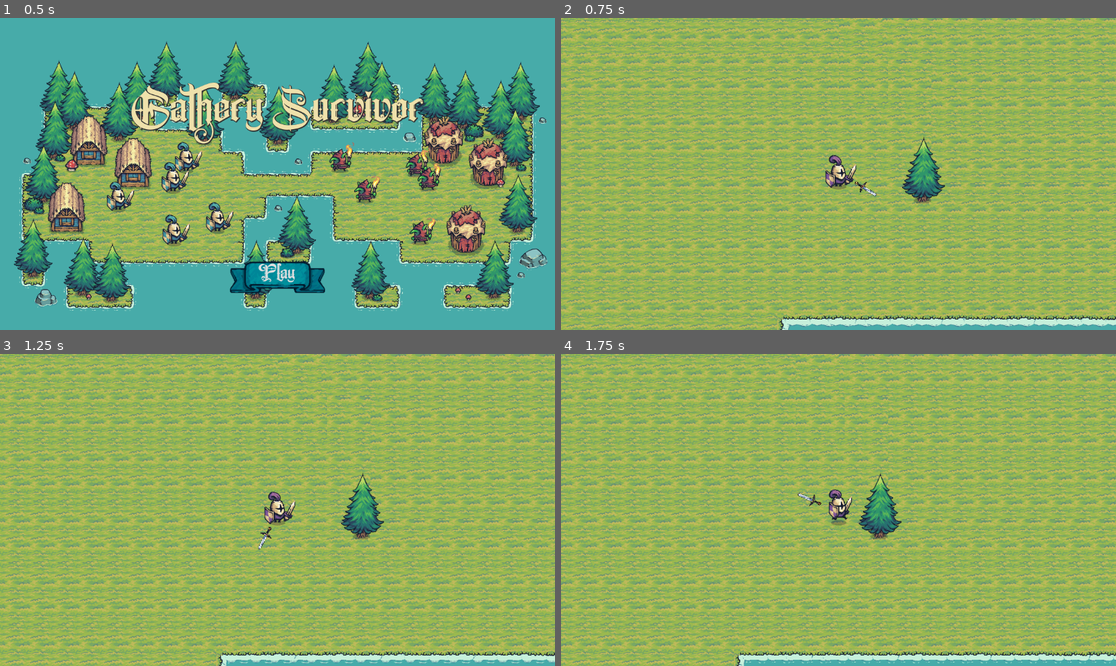
Above: before the commit, frames 1-4 (two rows, left to right).
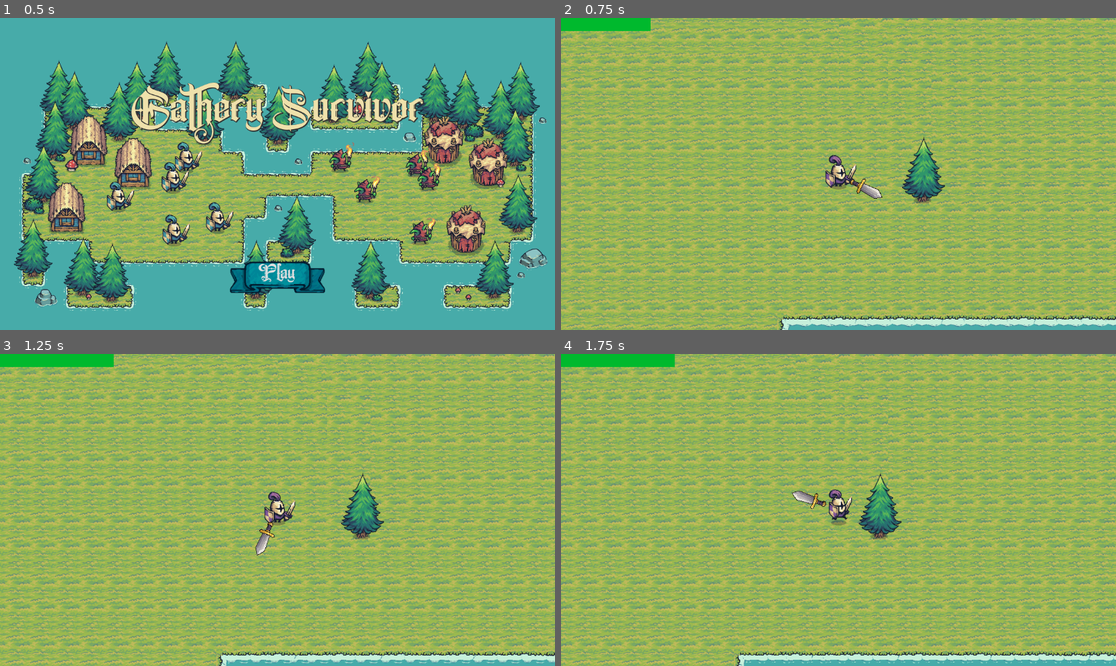
Above: after the commit, the same moments.

Repository: dev-abraao/gathery-survivor
Game: Godot game, scene res://Scenes/Menu/main_menu.tscn
The game is run twice, just before and just after one commit, with the same random seed, the same clock (stepped at 60 frames per second) and the same inputs.
Inputs:
- Up to frame 1 (0.5 s): no input
- Up to frame 2 (0.75 s): click "Play" at 0.5 s
- Up to frame 3 (1.25 s): no input
- Up to frame 4 (1.75 s): hold Right (ui_right) from 1.28 s (still down)

Frame 1 is identical in both runs. In frame 2, 0.9% of the frame differs, in the area x 0-58%, y 0-58%; in frame 3, 1.0%; in frame 4, 1.0%, in the area x 0-48%, y 0-50%.

Commit message:
UI implemented, sword sprite changed

Diff:
--- a/Scenes/Enemies/Goblin/Enemy.tscn
+++ b/Scenes/Enemies/Goblin/Enemy.tscn
@@ -4,8 +4,9 @@
 [ext_resource type="Texture2D" uid="uid://bjmy7sdhgn7hk" path="res://Assets/Factions/Goblins/Troops/Torch/Red/Torch_Red.png" id="2_2hac7"]
 [ext_resource type="Texture2D" uid="uid://dinn0mf67uaaf" path="res://Assets/Factions/Knights/Troops/Dead/Dead.png" id="3_2hac7"]
 
-[sub_resource type="RectangleShape2D" id="RectangleShape2D_rj586"]
-size = Vector2(24, 5)
+[sub_resource type="CapsuleShape2D" id="CapsuleShape2D_rmd3q"]
+radius = 25.0
+height = 61.0
 
 [sub_resource type="AtlasTexture" id="AtlasTexture_24dk6"]
 atlas = ExtResource("2_2hac7")
@@ -265,8 +266,8 @@
 script = ExtResource("1_s7bn3")
 
 [node name="CollisionShape2D" type="CollisionShape2D" parent="."]
-position = Vector2(0, 27.5)
-shape = SubResource("RectangleShape2D_rj586")
+position = Vector2(-2, 0.5)
+shape = SubResource("CapsuleShape2D_rmd3q")
 
 [node name="AnimatedSprite2D" type="AnimatedSprite2D" parent="."]
 sprite_frames = SubResource("SpriteFrames_24dk6")
--- a/Scenes/Enemies/Goblin/enemy.gd
+++ b/Scenes/Enemies/Goblin/enemy.gd
@@ -88,7 +88,8 @@
 	tween.tween_property(self, "modulate", Color.WHITE, 0.1)
 
 	if current_health <= 0:
-		die()
+		# Defer the death to avoid physics conflicts
+		call_deferred("die")
 
 func die():
 	if is_dead:
@@ -102,7 +103,9 @@
 	set_collision_layer(0)
 	set_collision_mask(0)
 	remove_from_group("enemies")
-	drop_xp()
+
+	# Defer XP drop to avoid physics query conflicts
+	call_deferred("drop_xp")
 
 	animated_sprite.play("death")
 
--- /dev/null
+++ b/Scenes/GameUI/UI.tscn
@@ -0,0 +1,49 @@
+[gd_scene load_steps=6 format=3 uid="uid://dkk15ksce75wg"]
+
+[ext_resource type="Script" uid="uid://cwp6nxwu8t8r3" path="res://Scenes/GameUI/ui.gd" id="1_nwkwo"]
+
+[sub_resource type="StyleBoxEmpty" id="StyleBoxEmpty_3djlt"]
+
+[sub_resource type="StyleBoxFlat" id="StyleBoxFlat_7yvyt"]
+bg_color = Color(4.33177e-07, 0.726068, 0.178104, 1)
+
+[sub_resource type="StyleBoxEmpty" id="StyleBoxEmpty_nwkwo"]
+
+[sub_resource type="StyleBoxFlat" id="StyleBoxFlat_3djlt"]
+bg_color = Color(0, 0.640883, 0.934052, 1)
+
+[node name="UI" type="Control"]
+layout_mode = 3
+anchors_preset = 15
+anchor_right = 1.0
+anchor_bottom = 1.0
+offset_left = -13.0
+offset_right = -13.0
+grow_horizontal = 2
+grow_vertical = 2
+script = ExtResource("1_nwkwo")
+
+[node name="HealthBar" type="ProgressBar" parent="."]
+layout_mode = 0
+offset_left = 13.0
+offset_right = 249.0
+offset_bottom = 27.0
+theme_override_styles/background = SubResource("StyleBoxEmpty_3djlt")
+theme_override_styles/fill = SubResource("StyleBoxFlat_7yvyt")
+show_percentage = false
+
+[node name="XPBar" type="ProgressBar" parent="."]
+layout_mode = 1
+anchors_preset = 12
+anchor_top = 1.0
+anchor_right = 1.0
+anchor_bottom = 1.0
+offset_left = 13.0
+offset_top = -19.0
+offset_right = 13.0
+grow_horizontal = 2
+grow_vertical = 0
+theme_override_styles/background = SubResource("StyleBoxEmpty_nwkwo")
+theme_override_styles/fill = SubResource("StyleBoxFlat_3djlt")
+value = 50.0
+show_percentage = false
--- /dev/null
+++ b/Scenes/GameUI/ui.gd
@@ -0,0 +1,45 @@
+extends Control
+
+var player : CharacterBody2D
+
+# Animation settings
+var animation_duration: float = 0.3
+var health_tween: Tween
+var xp_tween: Tween
+
+func _ready() -> void:
+	print("teste barra de vida carregada!")
+	add_to_group("UI")
+
+
+	player = get_tree().get_first_node_in_group("Player")
+	if player:
+		var health = player.get_health()
+		var max_health = player.get_max_health()
+		$HealthBar.value = health
+		$HealthBar.max_value = max_health
+		$XPBar.value = player.get_xp()
+		$XPBar.max_value = player.get_xp_to_next_level()
+
+func set_health(new_health) -> void:
+	if health_tween:
+		health_tween.kill()
+
+	health_tween = create_tween()
+	health_tween.tween_property($HealthBar, "value", new_health, animation_duration)
+
+	print("UI: Health updated to ", new_health)
+
+func set_max_health(new_max_health) -> void:
+	$HealthBar.max_value = new_max_health
+	print("UI: Max health updated to ", new_max_health)
+
+func set_xp(new_xp) -> void:
+	if xp_tween:
+		xp_tween.kill()
+
+	xp_tween = create_tween()
+	xp_tween.tween_property($XPBar, "value", new_xp, animation_duration)
+
+func set_xp_to_next_level(new_xp_to_next_level) -> void:
+	$XPBar.max_value = new_xp_to_next_level
--- a/Scenes/Leveling Menu/level_up_menu.tscn
+++ b/Scenes/Leveling Menu/level_up_menu.tscn
@@ -1,6 +1,6 @@
 [gd_scene load_steps=3 format=3 uid="uid://36p42wf2bgy4"]
 
-[ext_resource type="Script" uid="uid://54cntb76cnrf" path="res://level_up_menu.gd" id="1_level_menu"]
+[ext_resource type="Script" uid="uid://54cntb76cnrf" path="res://Scenes/Leveling Menu/level_up_menu.gd" id="1_level_menu"]
 
 [sub_resource type="StyleBoxFlat" id="StyleBoxFlat_1"]
 bg_color = Color(0.2, 0.2, 0.3, 0.9)
@@ -31,6 +31,7 @@
 anchors_preset = 15
 anchor_right = 1.0
 anchor_bottom = 1.0
+offset_left = -11.0
 grow_horizontal = 2
 grow_vertical = 2
 color = Color(0, 0, 0, 0.7)
--- a/Scenes/Player/Player.tscn
+++ b/Scenes/Player/Player.tscn
@@ -208,7 +208,6 @@
 size = Vector2(44.5, 23)
 
 [node name="Player" type="CharacterBody2D" groups=["Player"]]
-position = Vector2(-1, 0)
 script = ExtResource("1_kpjcp")
 
 [node name="Camera2D" type="Camera2D" parent="."]
--- a/Scenes/Player/character_body_2d.gd
+++ b/Scenes/Player/character_body_2d.gd
@@ -1,13 +1,9 @@
 extends CharacterBody2D
-
-const SPEED = 250.0
-var health = 200.0
-var max_health = 200.0
-var is_dead = false
 
 @onready var animated_sprite: AnimatedSprite2D = $AnimatedSprite2D
 @onready var weapon_scene = preload("res://Scenes/Weapons/weapon.tscn")
 @onready var level_up_menu_scene = preload("res://Scenes/Leveling Menu/level_up_menu.tscn")
+@onready var ui = get_tree().get_first_node_in_group("UI")
 
 var weapons: Array = []
 var current_level: int = 1
@@ -16,12 +12,26 @@
 var xp_base: int = 10
 var xp_multiplier: float = 1.5
 var current_speed: float = 250.0
+var health = 200.0
+var max_health = 200.0
+var is_dead = false
+
 var damage_multiplier: float = 1.0
 var rotation_multiplier: float = 1.0
 
 func _ready():
 	add_to_group("Player")
 	call_deferred("setup_weapon")
+	call_deferred("connect_to_ui")
+
+func connect_to_ui():
+	ui = get_tree().get_first_node_in_group("UI")
+	if ui:
+		ui.set_max_health(max_health)
+		ui.set_health(health)
+	else:
+		await get_tree().create_timer(0.5).timeout
+		connect_to_ui()
 
 func setup_weapon():
 	create_weapon()
@@ -58,7 +68,7 @@
 func take_damage(amount: float):
 	var new_health = health - amount
 
-	modulate = Color.YELLOW
+	modulate = Color.RED
 	var tween = create_tween()
 	tween.tween_property(self, "modulate", Color.WHITE, 0.1)
 
@@ -67,6 +77,8 @@
 		is_dead = true
 	else:
 		health = new_health
+		if ui:
+			ui.set_health(health)
 		print("Vida do player: ", health, "/", max_health)
 
 func die():
@@ -76,6 +88,9 @@
 	set_physics_process(false)
 	velocity = Vector2.ZERO
 
+	if ui:
+		ui.set_health(0)
+
 	for weapon in weapons:
 		if is_instance_valid(weapon):
 			weapon.queue_free()
@@ -92,6 +107,8 @@
 func gain_xp(amount: int):
 	current_xp += amount
 	print("Ganhou ", amount, " XP! Total: ", current_xp, "/", xp_to_next_level)
+	if ui:
+		ui.set_xp(current_xp)
 
 	while current_xp >= xp_to_next_level:
 		level_up_player()
@@ -113,6 +130,10 @@
 	print("❤️ Vida máxima aumentada para: ", max_health)
 	create_upgrade_effect(Color.GREEN)
 
+	if ui:
+		ui.set_max_health(max_health)
+		ui.set_health(health)
+
 func upgrade_speed():
 	current_speed += 50.0
 	print("⚡ Velocidade aumentada para: ", current_speed)
@@ -159,6 +180,9 @@
 	current_level += 1
 
 	xp_to_next_level = int(xp_base * pow(xp_multiplier, current_level - 1))
+	if ui:
+		ui.set_xp_to_next_level(xp_to_next_level)
+		ui.set_xp(current_xp)
 
 	print("🎉 *** LEVEL UP! *** Nível ", current_level)
 	create_upgrade_effect(Color.GOLD)
@@ -176,6 +200,17 @@
 
 func get_speed_info() -> String:
 	return str(snappedf(3.0 * rotation_multiplier, 0.1))
+
+func get_health() -> int:
+	return int(health)
+
+func get_max_health() -> int:
+	return int(max_health)
+
+func get_xp() -> int:
+	return current_xp
+func get_xp_to_next_level() -> int:
+	return xp_to_next_level
 
 func _physics_process(delta: float) -> void:
 	var direction = Input.get_vector("ui_left", "ui_right", "ui_up", "ui_down")
--- a/Scenes/Weapons/weapon.tscn
+++ b/Scenes/Weapons/weapon.tscn
@@ -1,12 +1,12 @@
 [gd_scene load_steps=5 format=3 uid="uid://c322uym7gg2ac"]
 
 [ext_resource type="Script" uid="uid://cxot7hsw65iap" path="res://Scenes/Weapons/weapon.gd" id="1_weapon"]
-[ext_resource type="Texture2D" uid="uid://t8nybx54rvs3" path="res://Assets/sword.png" id="2_8xwfw"]
+[ext_resource type="Texture2D" uid="uid://bqsmigtqrai5x" path="res://Assets/sword2.png" id="2_07w45"]
 
 [sub_resource type="CanvasItemMaterial" id="CanvasItemMaterial_07w45"]
 
 [sub_resource type="RectangleShape2D" id="RectangleShape2D_3fy1u"]
-size = Vector2(68.0132, 34.248)
+size = Vector2(92.0963, 34.248)
 
 [node name="Area2D" type="Area2D"]
 script = ExtResource("1_weapon")
@@ -15,10 +15,11 @@
 texture_filter = 5
 material = SubResource("CanvasItemMaterial_07w45")
 position = Vector2(-1.52588e-05, 1.52588e-05)
-scale = Vector2(0.1, 0.1)
-texture = ExtResource("2_8xwfw")
+rotation = 0.0698132
+scale = Vector2(0.085, 0.085)
+texture = ExtResource("2_07w45")
 
 [node name="CollisionShape2D" type="CollisionShape2D" parent="."]
-position = Vector2(0.722131, -1.25156)
-rotation = 2.41205
+position = Vector2(1.27787, -1.74844)
+rotation = 2.40855
 shape = SubResource("RectangleShape2D_3fy1u")
--- /dev/null
+++ b/node_2d.gd
@@ -0,0 +1,17 @@
+extends Node2D
+
+var ui_scene = preload("res://Scenes/GameUI/ui.tscn")
+
+func _ready():
+    var canvas_layer = CanvasLayer.new()
+    canvas_layer.layer = 10
+    add_child(canvas_layer)
+
+    var ui_instance = ui_scene.instantiate()
+    canvas_layer.add_child(ui_instance)
+
+    ui_instance.add_to_group("UI")
+
+    var player = get_tree().get_first_node_in_group("Player")
+    if player:
+        player.connect_to_ui()
--- a/node_2d.tscn
+++ b/node_2d.tscn
@@ -1,6 +1,7 @@
-[gd_scene load_steps=6 format=4 uid="uid://uvtd1vvu81t7"]
+[gd_scene load_steps=7 format=4 uid="uid://uvtd1vvu81t7"]
 
 [ext_resource type="PackedScene" uid="uid://dwaj10bvg23dd" path="res://Scenes/World/World.tscn" id="1_0hol4"]
+[ext_resource type="Script" uid="uid://dbyydccj3yvhi" path="res://node_2d.gd" id="1_kdubu"]
 [ext_resource type="PackedScene" uid="uid://cc1kimtooevdn" path="res://Scenes/Trees/Trees.tscn" id="5_q6r6c"]
 [ext_resource type="PackedScene" uid="uid://b3b80psk6gogb" path="res://Scenes/Player/Player.tscn" id="6_d21ai"]
 [ext_resource type="PackedScene" uid="uid://buh75rwtk5pca" path="res://Scenes/Decorations/Decorations.tscn" id="6_kdubu"]
@@ -8,6 +9,8 @@
 
 [node name="Node2D" type="Node2D"]
 y_sort_enabled = true
+position = Vector2(1, 0)
+script = ExtResource("1_kdubu")
 
 [node name="Player" parent="." instance=ExtResource("6_d21ai")]
 z_index = 1
Binary file removed: Assets/sword.png
Binary file added: Assets/sword2.png
Not shown, changed: Assets/sword2.png.import
Not shown, added: Scenes/GameUI/ui.gd.uid
Not shown, added: node_2d.gd.uid
